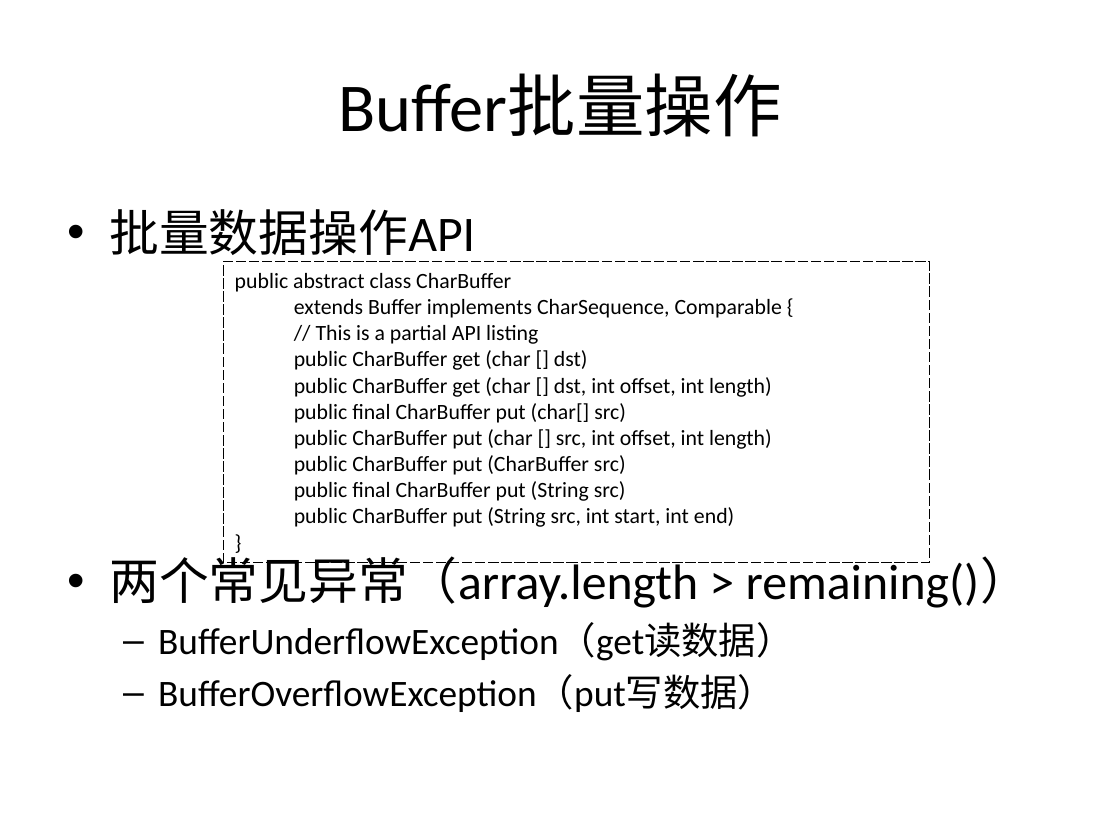
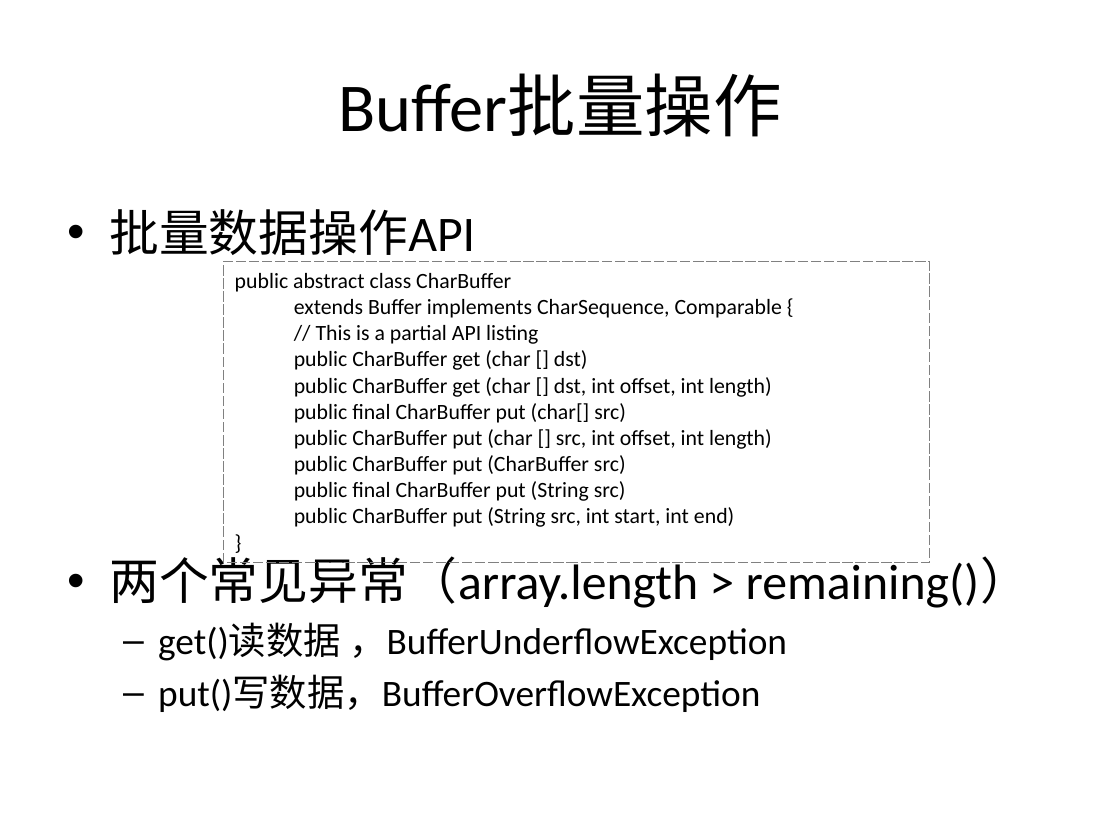
Before and after one commit to guhanjie/Knowledge-sharing, a slide deck: slide 15 of 扒一扒Java IO那些事儿.pptx (slide 11 before the commit). Drawn at 1120x840 pixels with LibreOffice and Linux fonts; fonts in the diff are those of the drawing. Boxes give left, top, right and bottom in pixels: in the first picture for what was removed or moved away, otherwise in the second. Text is boxed around its words. In the diff, an @@ line names an element or a change of style, - is before the commit and + after.

```diff
--- a/扒一扒Java IO那些事儿.pptx
+++ b/扒一扒Java IO那些事儿.pptx
@@ rectangle "public abstract class CharBuffer" at [224, 261, 930, 562]: outline #000000 0.75 pt dashed to #808080 0.75 pt dashed @@
@@ text at [158, 623, 787, 712]: text changed @@
-  – BufferUnderflowException（get读数据）
-  – BufferOverflowException（put写数据）
+  – get()读数据 ，BufferUnderflowException
+  – put()写数据，BufferOverflowException
```
Also in this commit, not shown: 8 other slides changed, 9 slides added.
